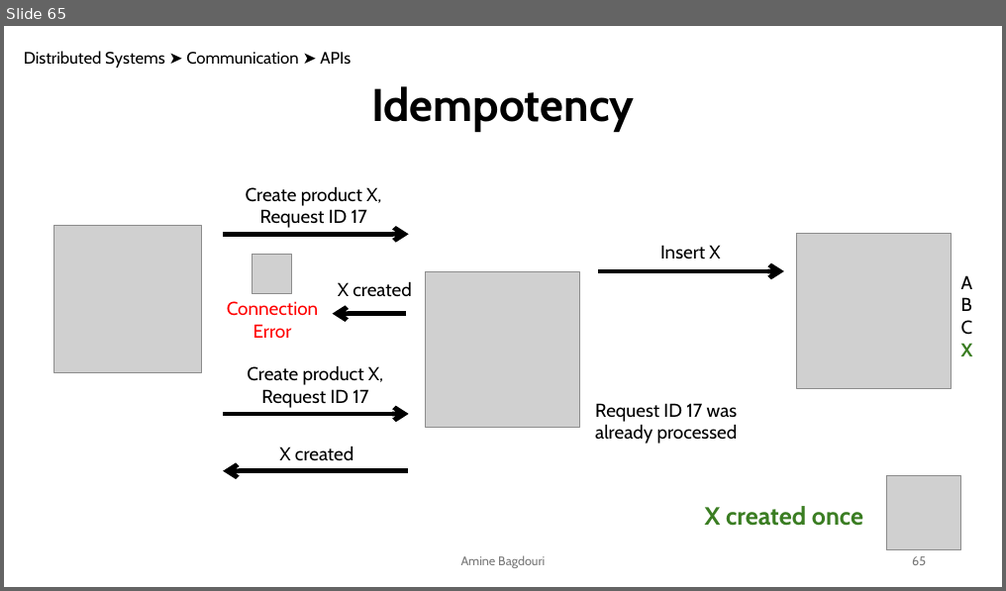
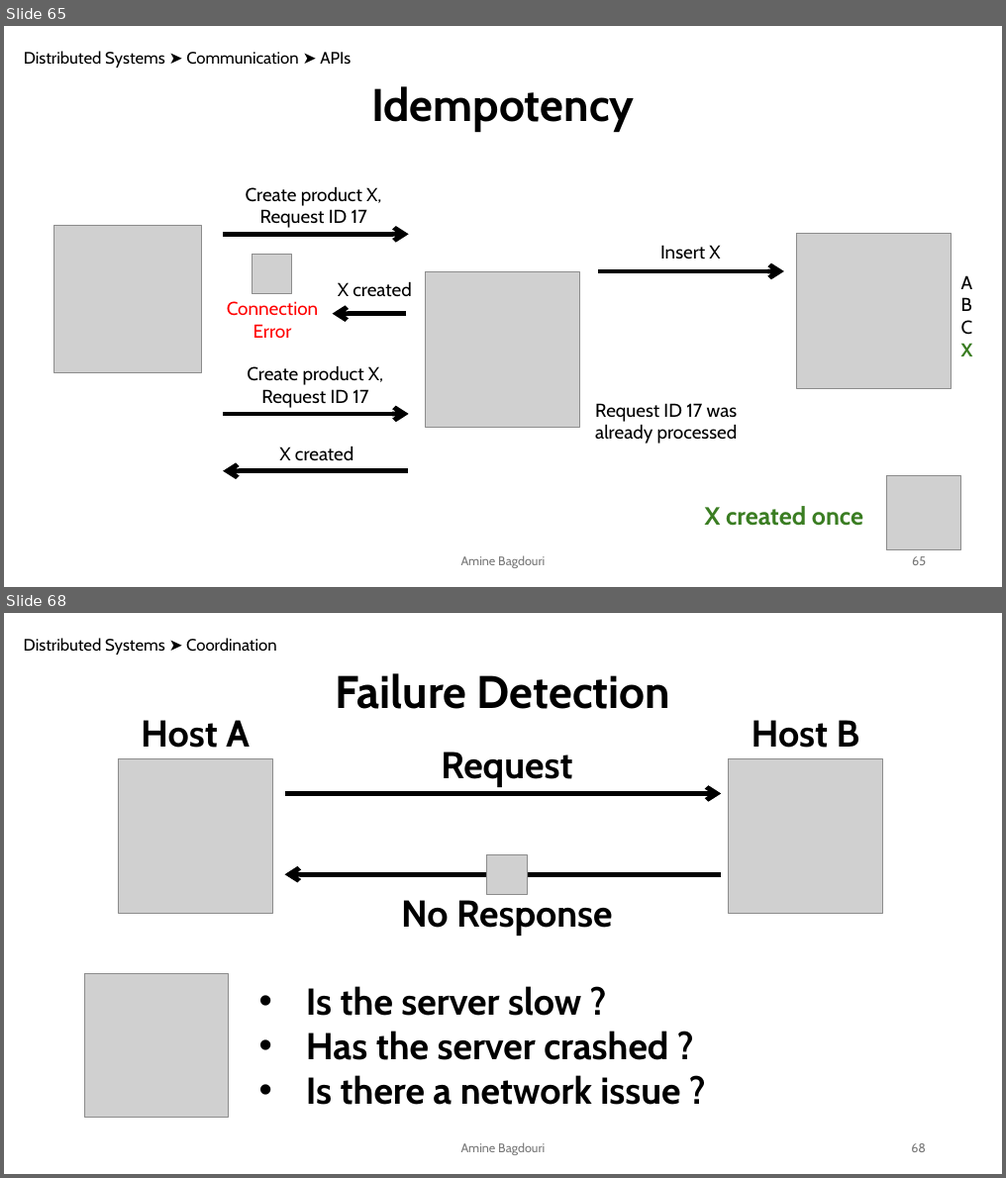
Before and after one commit to aminebag/distributed_systems, a slide deck: distributed_architectures.pptx. Shown one above the other, each under a label of ours: slide 65 before the commit, slides 65 and 68 after it; the slides between them are not shown. The pictures are 1006x591 and 1006x1178 pixels, drawn with LibreOffice and Linux fonts; fonts in the diff are those of the drawing; grey boxes stand for pictures. Boxes give left, top, right and bottom in pixels: in the first picture for what was removed or moved away, otherwise in the second. Text is boxed around its words. In the diff, an @@ line names an element or a change of style, - is before the commit and + after.

```diff
--- a/distributed_architectures.pptx
+++ b/distributed_architectures.pptx
@@ slide 68 added at bbox=[4, 613, 1002, 1174], background #FFFFFF @@
@@ text added at bbox=[24, 638, 276, 655], 16 pt, text #000000 @@
+Distributed Systems ➤ Coordination
@@ text added at bbox=[335, 673, 671, 709], 44 pt, text #000000, bold @@
+Failure Detection
@@ text added at bbox=[141, 720, 250, 748], 36 pt, text #000000, bold @@
+Host A
@@ text added at bbox=[751, 720, 860, 748], 36 pt, text #000000, bold @@
+Host B
@@ picture added at bbox=[118, 759, 272, 913] @@
@@ text added at bbox=[441, 752, 572, 787], 36 pt, text #000000, bold @@
+Request
@@ picture added at bbox=[729, 759, 884, 914] @@
@@ arrow added from (285, 793) to (721, 793), #000000 4.5 pt @@
@@ arrow added from (721, 875) to (285, 875), #000000 4.5 pt @@
@@ picture added at bbox=[487, 855, 527, 894] @@
@@ text added at bbox=[401, 900, 613, 936], 36 pt, text #000000, bold @@
+No Response
@@ picture added at bbox=[85, 974, 229, 1118] @@
@@ text added at bbox=[306, 986, 680, 1105], 36 pt, text #000000, bold @@
+• Is the server slow ?
+• Has the server crashed ?
+• Is there a network issue ?
@@ text added at bbox=[461, 1143, 545, 1156], 12 pt, text #797979 @@
+Amine Bagdouri
@@ page number added at bbox=[911, 1144, 926, 1153], 12 pt, text #797979 @@
+68
```
Also in this commit, not shown: 1 slide changed, 62 other slides added.
